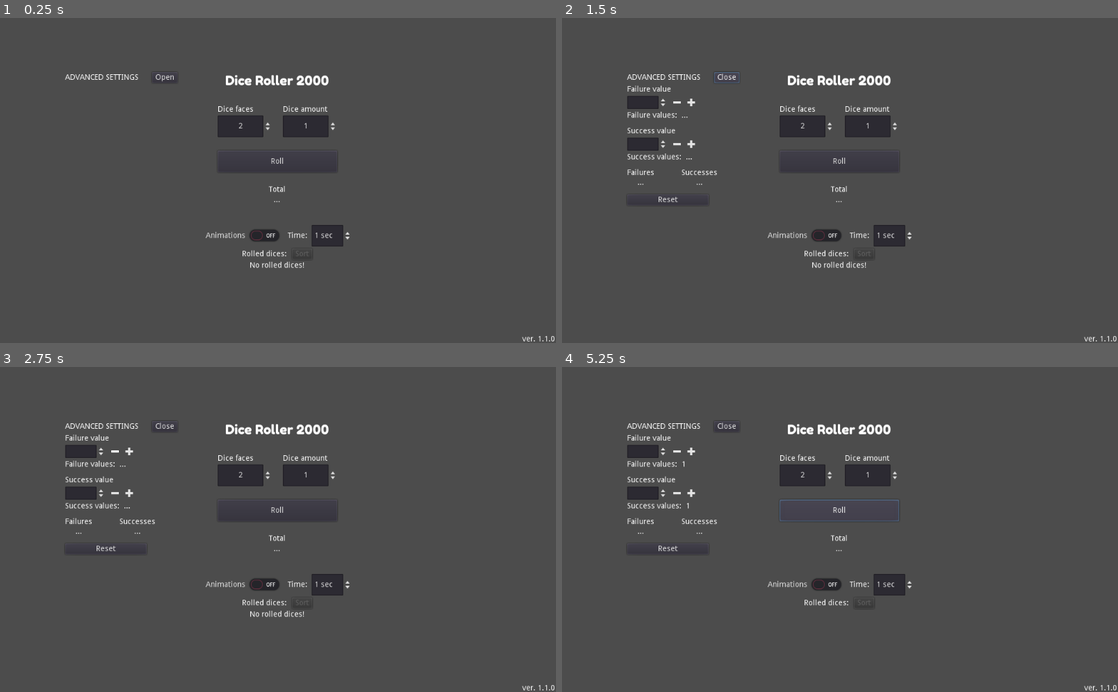
Above: before the commit, frames 1-4 (two rows, left to right).
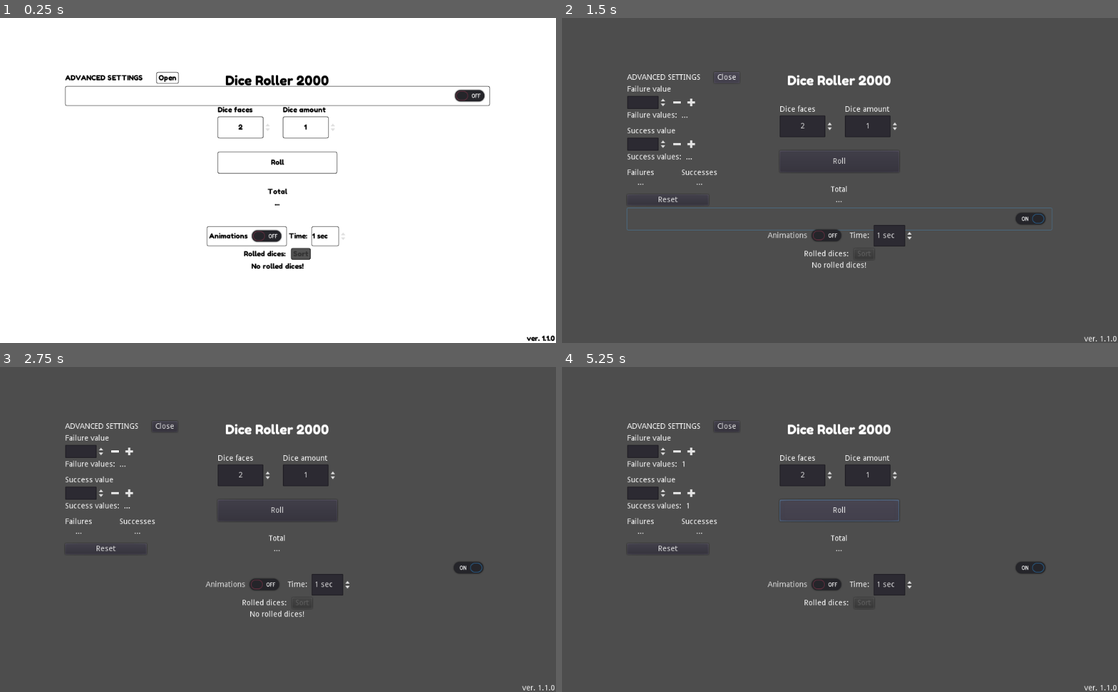
Above: after the commit, the same moments.

Repository: TheAspen/Dice_Roller_2000
Game: Godot game, scene res://Main.tscn
Two runs of this game, one before a commit and one after it. Both use one fixed random seed, a clock stepped at 60 frames per second and the inputs below.
Inputs (mouse positions are in pixels of both pictures, inside the frame that each line leads up to):
- Up to frame 1 (0.25 s): no input
- Up to frame 2 (1.5 s): click (840, 96) at 0.52 s; click "Open" at 1.25 s
- Up to frame 3 (2.75 s): click (116, 451) at 2 s
- Up to frame 4 (5.25 s): click (689, 451) at 2.75 s; click (678, 493) at 3.5 s; click (689, 493) at 4.25 s; click "Roll" at 5 s

The runs differ from the first frame. In frame 1, 100% of the frame differs, in the area x 0-100%, y 0-100%; in frame 2, 0.5%; in frame 3, 0.2%; in frame 4, 0.2%.

Commit message:
Started to work with the main theme.

Diff:
--- a/Main.tscn
+++ b/Main.tscn
@@ -1,14 +1,15 @@
-[gd_scene load_steps=11 format=2]
-
-[ext_resource path="res://Scripts/MainScript.gd" type="Script" id=1]
+[gd_scene load_steps=12 format=2]
+
+[ext_resource path="res://scripts/MainScript.gd" type="Script" id=1]
 [ext_resource path="res://assets/addButton_pressed.png" type="Texture" id=2]
 [ext_resource path="res://assets/deleteButton_pressed.png" type="Texture" id=3]
 [ext_resource path="res://assets/addButton.png" type="Texture" id=4]
 [ext_resource path="res://assets/deleteButton.png" type="Texture" id=5]
 [ext_resource path="res://assets/addButton_normal.png" type="Texture" id=6]
 [ext_resource path="res://assets/deleteButton_normal.png" type="Texture" id=7]
-[ext_resource path="res://Scripts/Components/GridScript.gd" type="Script" id=8]
+[ext_resource path="res://scripts/Components/GridScript.gd" type="Script" id=8]
 [ext_resource path="res://assets/fonts/FredokaOne-Regular.ttf" type="DynamicFontData" id=9]
+[ext_resource path="res://assets/themes/main_theme.tres" type="Theme" id=10]
 
 [sub_resource type="DynamicFont" id=1]
 size = 24
@@ -19,6 +20,7 @@
 anchor_right = 1.0
 anchor_bottom = 1.0
 mouse_filter = 2
+theme = ExtResource( 10 )
 custom_constants/margin_right = 2
 script = ExtResource( 1 )
 __meta__ = {
@@ -43,21 +45,23 @@
 
 [node name="HBoxContainer" type="HBoxContainer" parent="App/OptionalSettingsMain"]
 margin_right = 782.0
-margin_bottom = 20.0
+margin_bottom = 21.0
 custom_constants/separation = 25
 
 [node name="Label" type="Label" parent="App/OptionalSettingsMain/HBoxContainer"]
-margin_top = 3.0
-margin_right = 135.0
-margin_bottom = 17.0
+margin_top = 2.0
+margin_right = 143.0
+margin_bottom = 19.0
 text = "Advanced settings"
 uppercase = true
 
 [node name="OpenSettings" type="Button" parent="App/OptionalSettingsMain/HBoxContainer"]
-margin_left = 160.0
-margin_right = 207.0
-margin_bottom = 20.0
-mouse_default_cursor_shape = 2
+margin_left = 168.0
+margin_right = 209.0
+margin_bottom = 21.0
+focus_mode = 0
+mouse_default_cursor_shape = 2
+enabled_focus_mode = 0
 text = "Open"
 
 [node name="OptionalSettings" type="VBoxContainer" parent="App/OptionalSettingsMain"]
@@ -256,6 +260,11 @@
 size_flags_horizontal = 0
 text = "Reset"
 
+[node name="TestTheme" type="CheckButton" parent="App/OptionalSettingsMain"]
+margin_top = 26.0
+margin_right = 782.0
+margin_bottom = 62.0
+
 [node name="VBoxContainer" type="VBoxContainer" parent="App"]
 margin_left = 120.0
 margin_top = 100.0
@@ -265,13 +274,13 @@
 
 [node name="HBoxContainer" type="HBoxContainer" parent="App/VBoxContainer"]
 margin_right = 782.0
-margin_bottom = 278.0
+margin_bottom = 281.0
 mouse_filter = 2
 size_flags_vertical = 3
 
 [node name="VBoxContainer" type="VBoxContainer" parent="App/VBoxContainer/HBoxContainer"]
 margin_right = 782.0
-margin_bottom = 278.0
+margin_bottom = 281.0
 mouse_filter = 2
 size_flags_horizontal = 3
 
@@ -287,25 +296,25 @@
 [node name="CenterContainer" type="CenterContainer" parent="App/VBoxContainer/HBoxContainer/VBoxContainer"]
 margin_top = 34.0
 margin_right = 782.0
-margin_bottom = 278.0
+margin_bottom = 281.0
 mouse_filter = 2
 size_flags_horizontal = 3
 size_flags_vertical = 3
 
 [node name="Container" type="VBoxContainer" parent="App/VBoxContainer/HBoxContainer/VBoxContainer/CenterContainer"]
 margin_left = 281.0
-margin_top = 28.0
+margin_top = 27.0
 margin_right = 501.0
-margin_bottom = 215.0
+margin_bottom = 220.0
 custom_constants/separation = 25
 
 [node name="HBoxContainer" type="HBoxContainer" parent="App/VBoxContainer/HBoxContainer/VBoxContainer/CenterContainer/Container"]
 margin_right = 220.0
-margin_bottom = 58.0
+margin_bottom = 61.0
 
 [node name="Options" type="HBoxContainer" parent="App/VBoxContainer/HBoxContainer/VBoxContainer/CenterContainer/Container/HBoxContainer"]
 margin_right = 220.0
-margin_bottom = 58.0
+margin_bottom = 61.0
 size_flags_horizontal = 3
 size_flags_vertical = 3
 custom_constants/separation = 20
@@ -313,15 +322,15 @@
 
 [node name="DiceSettings" type="VBoxContainer" parent="App/VBoxContainer/HBoxContainer/VBoxContainer/CenterContainer/Container/HBoxContainer/Options"]
 margin_right = 100.0
-margin_bottom = 58.0
+margin_bottom = 61.0
 
 [node name="HBoxContainer" type="HBoxContainer" parent="App/VBoxContainer/HBoxContainer/VBoxContainer/CenterContainer/Container/HBoxContainer/Options/DiceSettings"]
 margin_right = 100.0
-margin_bottom = 14.0
+margin_bottom = 17.0
 
 [node name="DiceText" type="Label" parent="App/VBoxContainer/HBoxContainer/VBoxContainer/CenterContainer/Container/HBoxContainer/Options/DiceSettings/HBoxContainer"]
-margin_right = 66.0
-margin_bottom = 14.0
+margin_right = 64.0
+margin_bottom = 17.0
 hint_tooltip = "How many sides the dice have
 Example: D6 have six faces"
 mouse_filter = 0
@@ -329,9 +338,9 @@
 valign = 1
 
 [node name="Dice" type="SpinBox" parent="App/VBoxContainer/HBoxContainer/VBoxContainer/CenterContainer/Container/HBoxContainer/Options/DiceSettings"]
-margin_top = 18.0
-margin_right = 100.0
-margin_bottom = 58.0
+margin_top = 21.0
+margin_right = 100.0
+margin_bottom = 61.0
 rect_min_size = Vector2( 100, 40 )
 mouse_default_cursor_shape = 2
 min_value = 2.0
@@ -343,20 +352,20 @@
 [node name="AmountSettings" type="VBoxContainer" parent="App/VBoxContainer/HBoxContainer/VBoxContainer/CenterContainer/Container/HBoxContainer/Options"]
 margin_left = 120.0
 margin_right = 220.0
-margin_bottom = 58.0
+margin_bottom = 61.0
 
 [node name="AmountText" type="Label" parent="App/VBoxContainer/HBoxContainer/VBoxContainer/CenterContainer/Container/HBoxContainer/Options/AmountSettings"]
 margin_right = 100.0
-margin_bottom = 14.0
+margin_bottom = 17.0
 hint_tooltip = "How many dices will be rolled"
 mouse_filter = 0
 text = "Dice amount"
 valign = 1
 
 [node name="Amount" type="SpinBox" parent="App/VBoxContainer/HBoxContainer/VBoxContainer/CenterContainer/Container/HBoxContainer/Options/AmountSettings"]
-margin_top = 18.0
-margin_right = 100.0
-margin_bottom = 58.0
+margin_top = 21.0
+margin_right = 100.0
+margin_bottom = 61.0
 rect_min_size = Vector2( 100, 40 )
 mouse_default_cursor_shape = 2
 min_value = 1.0
@@ -366,18 +375,18 @@
 align = 1
 
 [node name="Roll" type="Button" parent="App/VBoxContainer/HBoxContainer/VBoxContainer/CenterContainer/Container"]
-margin_top = 83.0
+margin_top = 86.0
 margin_right = 220.0
-margin_bottom = 123.0
+margin_bottom = 126.0
 rect_min_size = Vector2( 100, 40 )
 mouse_default_cursor_shape = 2
 size_flags_horizontal = 5
 text = "Roll"
 
 [node name="Results" type="VBoxContainer" parent="App/VBoxContainer/HBoxContainer/VBoxContainer/CenterContainer/Container"]
-margin_top = 148.0
+margin_top = 151.0
 margin_right = 220.0
-margin_bottom = 187.0
+margin_bottom = 193.0
 size_flags_horizontal = 3
 size_flags_vertical = 3
 custom_constants/separation = 0
@@ -385,7 +394,7 @@
 
 [node name="ResultText" type="Label" parent="App/VBoxContainer/HBoxContainer/VBoxContainer/CenterContainer/Container/Results"]
 margin_right = 220.0
-margin_bottom = 14.0
+margin_bottom = 17.0
 hint_tooltip = "All rolled dices count together"
 mouse_filter = 0
 text = "Total"
@@ -394,9 +403,9 @@
 
 [node name="Result" type="Label" parent="App/VBoxContainer/HBoxContainer/VBoxContainer/CenterContainer/Container/Results"]
 margin_left = 97.0
-margin_top = 14.0
+margin_top = 17.0
 margin_right = 122.0
-margin_bottom = 39.0
+margin_bottom = 42.0
 rect_min_size = Vector2( 25, 25 )
 size_flags_horizontal = 4
 text = "..."
@@ -404,7 +413,7 @@
 valign = 1
 
 [node name="RolledDicesArray" type="VBoxContainer" parent="App/VBoxContainer"]
-margin_top = 282.0
+margin_top = 285.0
 margin_right = 782.0
 margin_bottom = 500.0
 grow_vertical = 2
@@ -412,54 +421,54 @@
 
 [node name="AnimationSettings" type="HBoxContainer" parent="App/VBoxContainer/RolledDicesArray"]
 margin_right = 782.0
-margin_bottom = 40.0
+margin_bottom = 36.0
 alignment = 1
 
 [node name="AnimToggle" type="CheckButton" parent="App/VBoxContainer/RolledDicesArray/AnimationSettings"]
-margin_left = 253.0
-margin_right = 406.0
-margin_bottom = 40.0
+margin_left = 261.0
+margin_right = 408.0
+margin_bottom = 36.0
 hint_tooltip = "Enable dice rolling animations.
 Disable if you want to see results instantly."
 size_flags_horizontal = 4
 text = "Animations"
 
 [node name="AnimTimeLabel" type="Label" parent="App/VBoxContainer/RolledDicesArray/AnimationSettings"]
-margin_left = 410.0
-margin_top = 13.0
+margin_left = 412.0
+margin_top = 9.0
 margin_right = 450.0
-margin_bottom = 27.0
+margin_bottom = 26.0
 text = "Time: "
 
 [node name="AnimTime" type="SpinBox" parent="App/VBoxContainer/RolledDicesArray/AnimationSettings"]
 margin_left = 454.0
-margin_right = 528.0
-margin_bottom = 40.0
+margin_right = 520.0
+margin_bottom = 36.0
 hint_tooltip = "Animation time for a single roll. Default: 1 second"
 min_value = 1.0
 value = 1.0
 suffix = "sec"
 
 [node name="HBoxContainer" type="HBoxContainer" parent="App/VBoxContainer/RolledDicesArray"]
-margin_top = 44.0
-margin_right = 782.0
-margin_bottom = 64.0
+margin_top = 40.0
+margin_right = 782.0
+margin_bottom = 61.0
 custom_constants/separation = 10
 alignment = 1
 
 [node name="RolledDices" type="Label" parent="App/VBoxContainer/RolledDicesArray/HBoxContainer"]
-margin_left = 326.0
-margin_top = 3.0
-margin_right = 408.0
-margin_bottom = 17.0
+margin_left = 329.0
+margin_top = 2.0
+margin_right = 406.0
+margin_bottom = 19.0
 text = "Rolled dices:"
 align = 1
 valign = 1
 
 [node name="SortButton" type="Button" parent="App/VBoxContainer/RolledDicesArray/HBoxContainer"]
-margin_left = 418.0
-margin_right = 455.0
-margin_bottom = 20.0
+margin_left = 416.0
+margin_right = 452.0
+margin_bottom = 21.0
 focus_mode = 0
 disabled = true
 text = "Sort"
@@ -478,9 +487,9 @@
 autowrap = true
 
 [node name="ScrollContainer" type="ScrollContainer" parent="App/VBoxContainer/RolledDicesArray"]
-margin_top = 68.0
-margin_right = 782.0
-margin_bottom = 218.0
+margin_top = 65.0
+margin_right = 782.0
+margin_bottom = 215.0
 rect_min_size = Vector2( 400, 150 )
 size_flags_horizontal = 3
 follow_focus = true
@@ -494,8 +503,8 @@
 script = ExtResource( 8 )
 
 [node name="VersionLabel" type="Label" parent="."]
-margin_left = 962.0
-margin_top = 586.0
+margin_left = 970.0
+margin_top = 583.0
 margin_right = 1022.0
 margin_bottom = 600.0
 size_flags_horizontal = 8
@@ -508,6 +517,7 @@
 [connection signal="pressed" from="App/OptionalSettingsMain/OptionalSettings/SuccessSettings/HBoxContainer2/DecreaseButtonSuccess" to="." method="_on_DecreaseButtonSuccess_pressed"]
 [connection signal="pressed" from="App/OptionalSettingsMain/OptionalSettings/SuccessSettings/HBoxContainer2/AddButtonSuccess" to="." method="_on_AddButtonSuccess_pressed"]
 [connection signal="pressed" from="App/OptionalSettingsMain/OptionalSettings/ClearOptionalValues" to="." method="_on_ClearOptionalValues_pressed"]
+[connection signal="toggled" from="App/OptionalSettingsMain/TestTheme" to="." method="_on_TestTheme_toggled"]
 [connection signal="pressed" from="App/VBoxContainer/HBoxContainer/VBoxContainer/CenterContainer/Container/Roll" to="." method="_on_Roll_pressed"]
 [connection signal="toggled" from="App/VBoxContainer/RolledDicesArray/AnimationSettings/AnimToggle" to="." method="_on_AnimToggle_toggled"]
 [connection signal="pressed" from="App/VBoxContainer/RolledDicesArray/HBoxContainer/SortButton" to="." method="_on_SortButton_pressed"]
--- a/Scripts/Components/GridScript.gd
+++ b/Scripts/Components/GridScript.gd
@@ -1,6 +1,6 @@
 extends GridContainer
 
-var labelScript = preload("res://Scripts/Components/LabelScript.gd")
+var labelScript = preload("res://scripts/Components/LabelScript.gd")
 var animations = false
 
 # Set color to the result
--- a/Scripts/MainScript.gd
+++ b/Scripts/MainScript.gd
@@ -23,6 +23,8 @@
 onready var successValuesArray = $App/OptionalSettingsMain/OptionalSettings/SuccessSettings/HBoxContainer/SuccessValuesArray
 onready var sortButton = $App/VBoxContainer/RolledDicesArray/HBoxContainer/SortButton
 onready var animTime = $App/VBoxContainer/RolledDicesArray/AnimationSettings/AnimTime
+
+var mainTheme = preload("res://assets/themes/main_theme.tres")
 
 class CustomSorter:
 	static func customSorter(a, b):
@@ -243,3 +245,13 @@
 func _on_AnimToggle_toggled(button_pressed):
 	showAnimations = button_pressed
 	pass
+
+
+func _on_TestTheme_toggled(button_pressed):
+	if(button_pressed):
+		theme = null
+		VisualServer.set_default_clear_color("#4d4d4d")
+	else:
+		theme = mainTheme
+		VisualServer.set_default_clear_color(Color.white)
+	pass
--- /dev/null
+++ b/assets/themes/main_theme.tres
@@ -0,0 +1,126 @@
+[gd_resource type="Theme" load_steps=13 format=2]
+
+[ext_resource path="res://assets/fonts/FredokaOne-Regular.ttf" type="DynamicFontData" id=1]
+
+[sub_resource type="StyleBoxFlat" id=3]
+bg_color = Color( 0.32549, 0.32549, 0.32549, 1 )
+border_width_left = 1
+border_width_top = 1
+border_width_right = 1
+border_width_bottom = 1
+border_color = Color( 0, 0, 0, 1 )
+border_blend = true
+corner_radius_top_left = 3
+corner_radius_top_right = 3
+corner_radius_bottom_right = 3
+corner_radius_bottom_left = 3
+
+[sub_resource type="StyleBoxFlat" id=4]
+bg_color = Color( 1, 1, 1, 1 )
+border_width_left = 1
+border_width_top = 1
+border_width_right = 1
+border_width_bottom = 1
+border_color = Color( 0.270588, 0.690196, 0.996078, 1 )
+border_blend = true
+corner_radius_top_left = 3
+corner_radius_top_right = 3
+corner_radius_bottom_right = 3
+corner_radius_bottom_left = 3
+
+[sub_resource type="StyleBoxFlat" id=1]
+bg_color = Color( 0.843137, 0.843137, 0.843137, 1 )
+border_width_left = 1
+border_width_top = 1
+border_width_right = 1
+border_width_bottom = 1
+border_color = Color( 0, 0, 0, 1 )
+border_blend = true
+corner_radius_top_left = 2
+corner_radius_top_right = 2
+corner_radius_bottom_right = 2
+corner_radius_bottom_left = 2
+
+[sub_resource type="StyleBoxFlat" id=7]
+content_margin_left = 4.0
+content_margin_right = 4.0
+content_margin_top = 2.0
+content_margin_bottom = 2.0
+bg_color = Color( 1, 1, 1, 1 )
+border_width_left = 1
+border_width_top = 1
+border_width_right = 1
+border_width_bottom = 1
+border_color = Color( 0, 0, 0, 1 )
+border_blend = true
+corner_radius_top_left = 3
+corner_radius_top_right = 3
+corner_radius_bottom_right = 3
+corner_radius_bottom_left = 3
+
+[sub_resource type="StyleBoxFlat" id=5]
+border_width_left = 1
+border_width_top = 1
+border_width_right = 1
+border_width_bottom = 1
+border_color = Color( 0, 0, 0, 1 )
+border_blend = true
+corner_radius_top_left = 2
+corner_radius_top_right = 2
+corner_radius_bottom_right = 2
+corner_radius_bottom_left = 2
+
+[sub_resource type="StyleBoxEmpty" id=6]
+
+[sub_resource type="StyleBoxFlat" id=9]
+bg_color = Color( 0.941176, 0.941176, 0.941176, 1 )
+border_width_left = 1
+border_width_top = 1
+border_width_right = 1
+border_width_bottom = 1
+border_color = Color( 0, 0, 0, 1 )
+
+[sub_resource type="StyleBoxFlat" id=12]
+bg_color = Color( 1, 1, 1, 1 )
+border_width_left = 1
+border_width_top = 1
+border_width_right = 1
+border_width_bottom = 1
+border_color = Color( 0, 0, 0, 1 )
+border_blend = true
+corner_radius_top_left = 3
+corner_radius_top_right = 3
+corner_radius_bottom_right = 3
+corner_radius_bottom_left = 3
+
+[sub_resource type="StyleBoxFlat" id=10]
+bg_color = Color( 1, 1, 1, 1 )
+
+[sub_resource type="StyleBoxFlat" id=11]
+
+[sub_resource type="DynamicFont" id=8]
+size = 13
+use_filter = true
+extra_spacing_space = 1
+font_data = ExtResource( 1 )
+
+[resource]
+default_font = SubResource( 8 )
+Button/colors/font_color = Color( 0, 0, 0, 1 )
+Button/colors/font_color_disabled = Color( 0, 0, 0, 0.4 )
+Button/colors/font_color_focus = Color( 0, 0, 0, 1 )
+Button/colors/font_color_hover = Color( 0, 0, 0, 1 )
+Button/colors/font_color_pressed = Color( 0, 0, 0, 1 )
+Button/styles/disabled = SubResource( 3 )
+Button/styles/focus = SubResource( 4 )
+Button/styles/hover = SubResource( 1 )
+Button/styles/normal = SubResource( 7 )
+Button/styles/pressed = SubResource( 5 )
+Label/colors/font_color = Color( 0, 0, 0, 1 )
+Label/styles/normal = SubResource( 6 )
+LineEdit/colors/cursor_color = Color( 0, 0, 0, 1 )
+LineEdit/colors/font_color = Color( 0, 0, 0, 1 )
+LineEdit/styles/focus = SubResource( 9 )
+LineEdit/styles/normal = SubResource( 12 )
+LineEdit/styles/read_only = SubResource( 10 )
+Panel/styles/panel = SubResource( 11 )
--- a/project.godot
+++ b/project.godot
@@ -19,6 +19,7 @@
 Perfect for roleplay games like Shadowrun or D&D.
 Designed for situations where you have to roll lots of dices."
 run/main_scene="res://Main.tscn"
+boot_splash/bg_color=Color( 0.141176, 0.141176, 0.141176, 1 )
 config/icon="res://logo.png"
 config/windows_native_icon="res://icon.ico"
 
@@ -27,4 +28,5 @@
 quality/driver/driver_name="GLES2"
 vram_compression/import_etc=true
 vram_compression/import_etc2=false
+environment/default_clear_color=Color( 1, 1, 1, 1 )
 environment/default_environment="res://default_env.tres"
